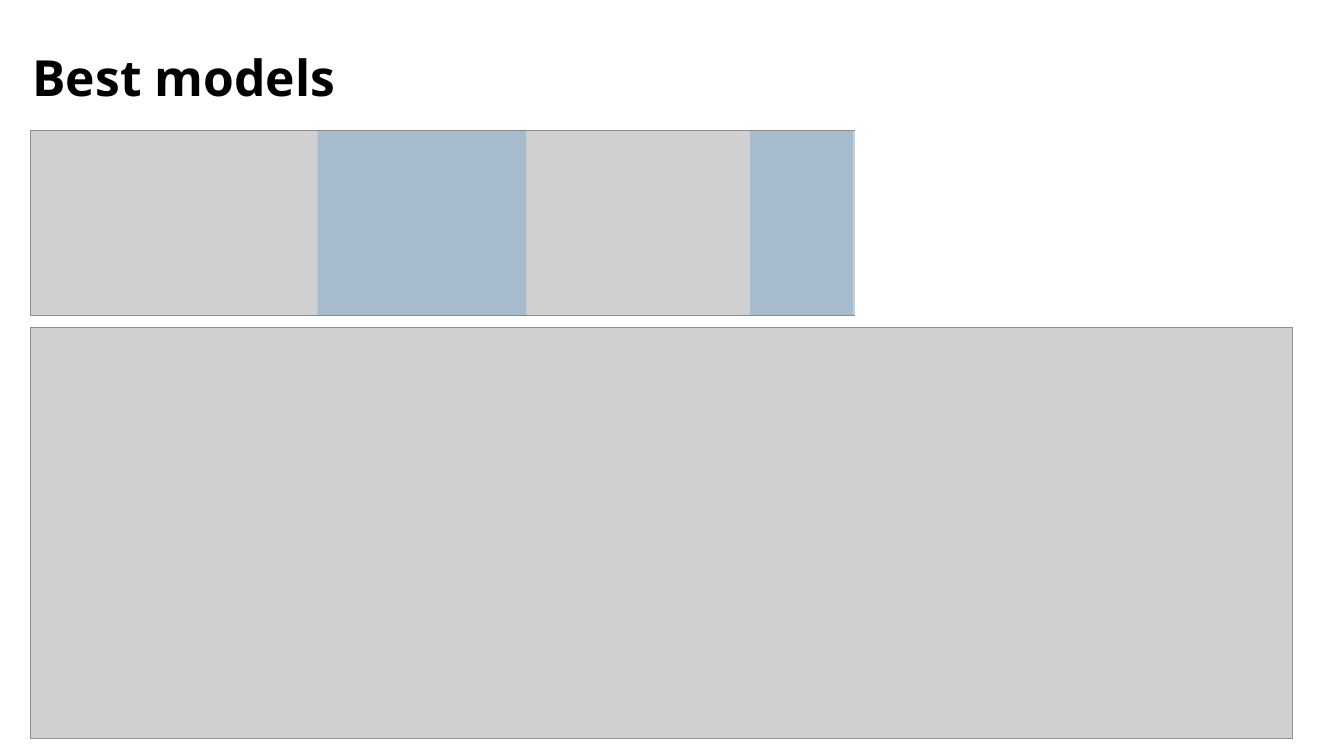
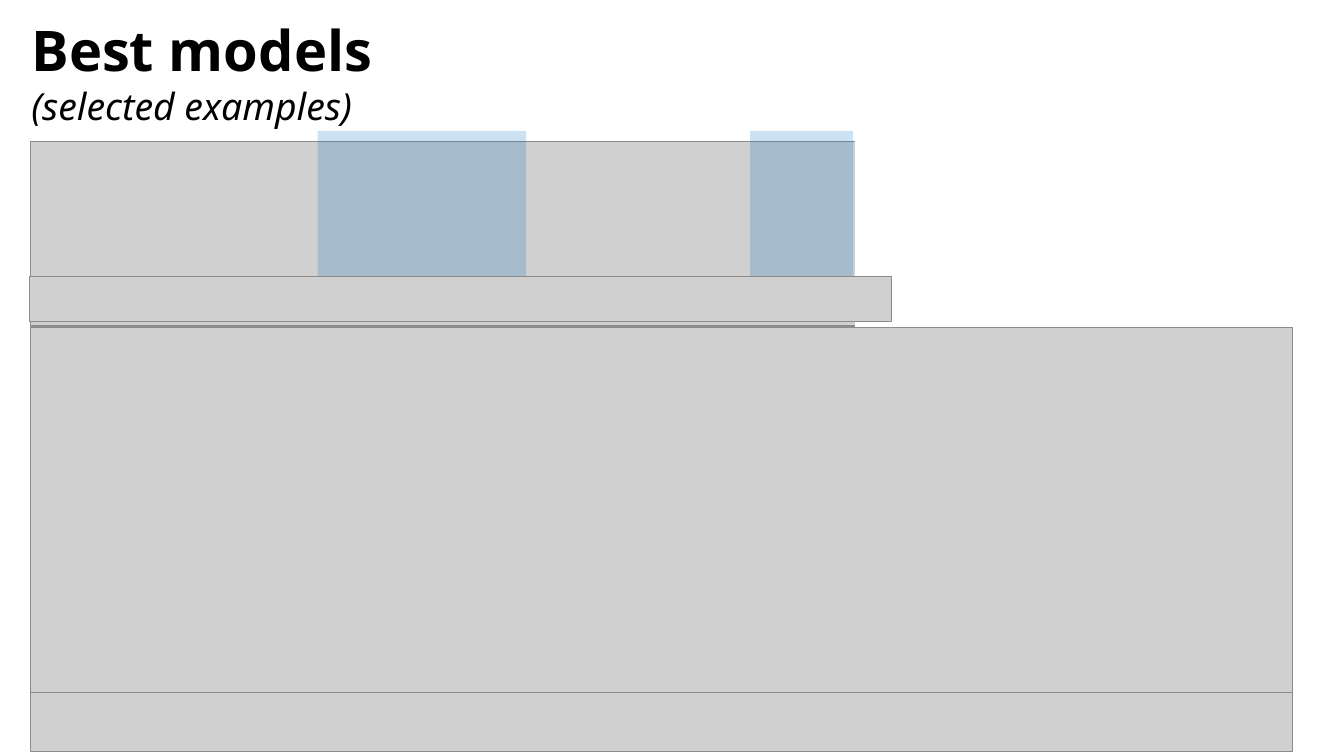
Before and after one commit to mnowicki94/udacity_clean_code_task, a slide deck: slide 23 of cdp.pptx. Drawn at 1344x756 pixels with LibreOffice and Linux fonts; fonts in the diff are those of the drawing; grey boxes stand for pictures; background and template pictures are left out. Boxes give left, top, right and bottom in pixels: in the first picture for what was removed or moved away, otherwise in the second. Text is boxed around its words. In the diff, an @@ line names an element or a change of style, - is before the commit and + after.

```diff
--- a/cdp.pptx
+++ b/cdp.pptx
@@ title at [31, 28, 372, 129]: text changed; size 32 to 24 pt; bold off; italic on @@
-Best models
+Best models
+(selected examples)
@@ picture: place and size @@
-picture at [30, 131, 1182, 316]
+picture at [30, 142, 1182, 327]
@@ rectangle: place and size @@
-rectangle at [856, 131, 1188, 316]
+rectangle at [856, 142, 1188, 327]
@@ picture added at [29, 277, 890, 321] @@
@@ picture added at [30, 692, 1291, 750] @@
```
Also in this commit, not shown: 2 other slides changed.
